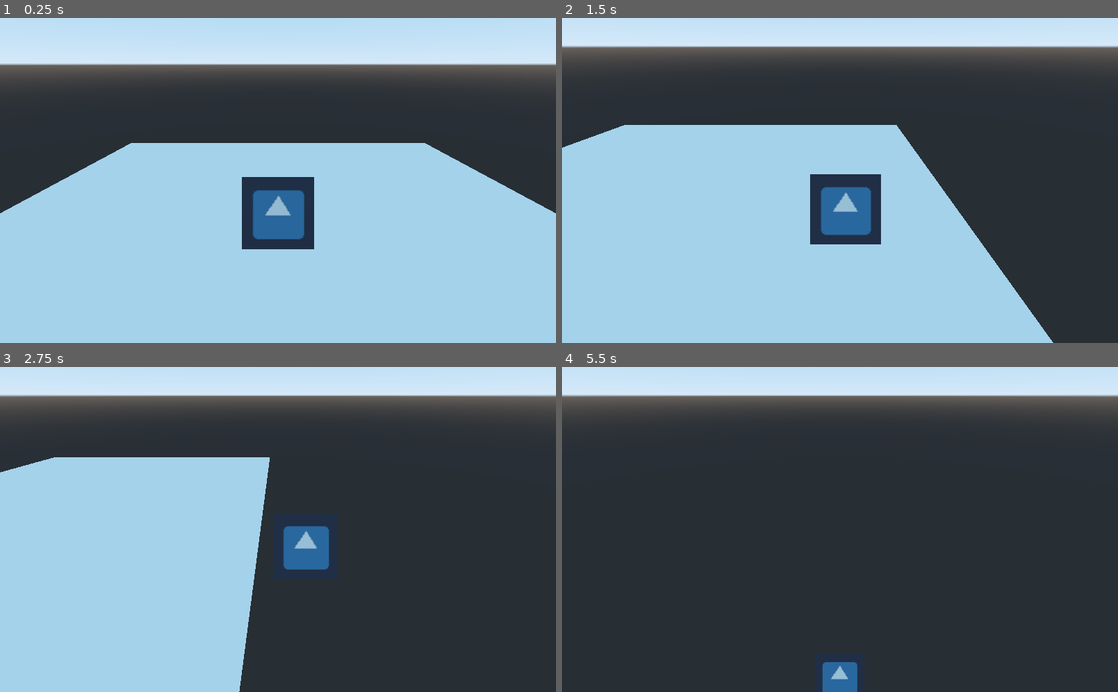
Above: before the commit, frames 1-4 (two rows, left to right).
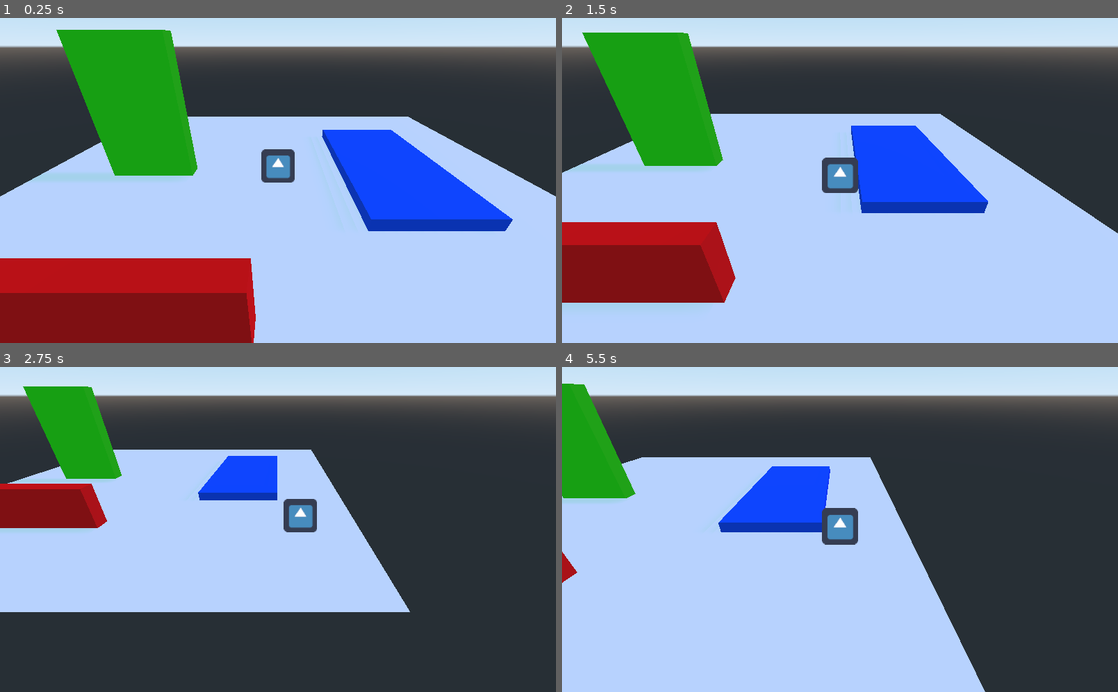
Above: after the commit, the same moments.

Repository: kumabotz/godot-iso-vs-perspective
Game: Godot game, scene res://Perspective.tscn
Same seed, same stepped clock (60 frames per second), same inputs: the game is played once before the commit and once after it. Before the commit the project starts from res://Spatial.tscn. The engine's default icon, where the game draws it, is replaced by a stand-in: a white triangle on a blue panel in a dark square.
Inputs:
- Up to frame 1 (0.25 s): no input
- Up to frame 2 (1.5 s): hold D (right) 0.53-1.28 s; hold S (back) from 1.28 s (still down)
- Up to frame 3 (2.75 s): release S (back) at 2.03 s; hold D (right) from 2.03 s (still down)
- Up to frame 4 (5.5 s): release D (right) at 2.78 s; hold W (forward) 2.78-3.53 s; hold A (left) 3.53-5.03 s; hold S (back) from 5.03 s (still down)

The runs differ from the first frame. In frame 1, 42% of the frame differs, in the area x 0-100%, y 3-100%; in frame 2, 35%; in frame 3, 28%; in frame 4, 49%, in the area x 0-77%, y 5-100%.

Commit message:
Add perspective and orthogonal cam view

Diff:
--- /dev/null
+++ b/Orthogonal.tscn
@@ -0,0 +1,95 @@
+[gd_scene load_steps=12 format=2]
+
+[ext_resource path="res://icon.png" type="Texture" id=1]
+[ext_resource path="res://Character.gd" type="Script" id=2]
+
+[sub_resource type="PlaneMesh" id=1]
+
+[sub_resource type="BoxShape" id=5]
+
+[sub_resource type="BoxShape" id=14]
+
+[sub_resource type="SpatialMaterial" id=8]
+albedo_color = Color( 0, 0.321569, 1, 1 )
+
+[sub_resource type="BoxShape" id=11]
+
+[sub_resource type="SpatialMaterial" id=12]
+albedo_color = Color( 0.172549, 1, 0, 1 )
+
+[sub_resource type="BoxShape" id=13]
+
+[sub_resource type="SpatialMaterial" id=10]
+albedo_color = Color( 1, 0, 0, 1 )
+
+[sub_resource type="BoxShape" id=6]
+
+[node name="Spatial" type="Spatial"]
+
+[node name="DirectionalLight" type="DirectionalLight" parent="."]
+transform = Transform( -4.37114e-08, -0.5, 0.866025, 0, 0.866025, 0.5, -1, 2.18557e-08, -3.78552e-08, 5, 5, 0 )
+light_color = Color( 0.498039, 0.109804, 0.635294, 1 )
+shadow_enabled = true
+
+[node name="InterpolatedCamera" type="InterpolatedCamera" parent="."]
+transform = Transform( 1, 0, 0, 0, 0.866025, 0.5, 0, -0.5, 0.866025, 0, 5, 10 )
+projection = 1
+current = true
+size = 10.0
+target = NodePath("../Character/CamPos")
+speed = 8.0
+enabled = true
+
+[node name="PlaneTexture" type="MeshInstance" parent="."]
+transform = Transform( 5, 0, 0, 0, 1, 0, 0, 0, 5, 0, 0, 0 )
+mesh = SubResource( 1 )
+material/0 = null
+
+[node name="StaticBody" type="StaticBody" parent="PlaneTexture"]
+
+[node name="CollisionShape" type="CollisionShape" parent="PlaneTexture/StaticBody"]
+transform = Transform( 1, 0, 0, 0, 1, 0, 0, 0, 1, 0, -1, 0 )
+shape = SubResource( 5 )
+
+[node name="Character" type="KinematicBody" parent="."]
+transform = Transform( 1, 0, 0, 0, 1, 0, 0, 0, 1, 0, 0.5, 0 )
+script = ExtResource( 2 )
+
+[node name="Sprite3D" type="Sprite3D" parent="Character"]
+billboard = 1
+texture = ExtResource( 1 )
+
+[node name="CamPos" type="Position3D" parent="Character"]
+transform = Transform( 1, 0, 0, 0, 0.866025, 0.5, 0, -0.5, 0.866025, 0, 3.5, 7 )
+
+[node name="CollisionShape" type="CollisionShape" parent="Character"]
+transform = Transform( 0.35, 0, 0, 0, 0.35, 0, 0, 0, 0.2, 0, 0, 0 )
+shape = SubResource( 14 )
+
+[node name="BlueBox" type="CSGBox" parent="."]
+transform = Transform( 1, 0, 0, 0, 0.132625, 0, 0, 0, 2.05673, 2.3202, 0.0866261, -0.623496 )
+material_override = SubResource( 8 )
+
+[node name="StaticBody" type="StaticBody" parent="BlueBox"]
+
+[node name="CollisionShape" type="CollisionShape" parent="BlueBox/StaticBody"]
+shape = SubResource( 11 )
+
+[node name="GreenBox" type="CSGBox" parent="."]
+transform = Transform( 0.773606, 0, 0, 0, 2.85462, 0, 0, 0, 0.159743, -2.46424, 1.33426, -0.198046 )
+height = 0.852807
+material = SubResource( 12 )
+
+[node name="StaticBody" type="StaticBody" parent="GreenBox"]
+
+[node name="CollisionShape" type="CollisionShape" parent="GreenBox/StaticBody"]
+shape = SubResource( 13 )
+
+[node name="RedBox" type="CSGBox" parent="."]
+transform = Transform( 1.65731, 0, 0, 0, 0.405411, 0, 0, 0, 0.147388, -1.87132, 0.487059, 2.87223 )
+material = SubResource( 10 )
+
+[node name="StaticBody" type="StaticBody" parent="RedBox"]
+
+[node name="CollisionShape" type="CollisionShape" parent="RedBox/StaticBody"]
+shape = SubResource( 6 )
--- /dev/null
+++ b/Perspective.tscn
@@ -0,0 +1,94 @@
+[gd_scene load_steps=12 format=2]
+
+[ext_resource path="res://Character.gd" type="Script" id=1]
+[ext_resource path="res://icon.png" type="Texture" id=2]
+
+[sub_resource type="PlaneMesh" id=1]
+
+[sub_resource type="BoxShape" id=5]
+
+[sub_resource type="BoxShape" id=14]
+
+[sub_resource type="SpatialMaterial" id=8]
+albedo_color = Color( 0, 0.321569, 1, 1 )
+
+[sub_resource type="BoxShape" id=11]
+
+[sub_resource type="SpatialMaterial" id=12]
+albedo_color = Color( 0.172549, 1, 0, 1 )
+
+[sub_resource type="BoxShape" id=13]
+
+[sub_resource type="SpatialMaterial" id=10]
+albedo_color = Color( 1, 0, 0, 1 )
+
+[sub_resource type="BoxShape" id=6]
+
+[node name="Spatial" type="Spatial"]
+
+[node name="DirectionalLight" type="DirectionalLight" parent="."]
+transform = Transform( -4.37114e-08, -0.5, 0.866025, 0, 0.866025, 0.5, -1, 2.18557e-08, -3.78552e-08, 5, 5, 0 )
+light_color = Color( 0.498039, 0.109804, 0.635294, 1 )
+shadow_enabled = true
+
+[node name="InterpolatedCamera" type="InterpolatedCamera" parent="."]
+transform = Transform( 1, 0, 0, 0, 0.866025, 0.5, 0, -0.5, 0.866025, 0, 2, 4 )
+current = true
+size = 10.0
+target = NodePath("../Character/CamPos")
+speed = 8.0
+enabled = true
+
+[node name="PlaneTexture" type="MeshInstance" parent="."]
+transform = Transform( 5, 0, 0, 0, 1, 0, 0, 0, 5, 0, 0, 0 )
+mesh = SubResource( 1 )
+material/0 = null
+
+[node name="StaticBody" type="StaticBody" parent="PlaneTexture"]
+
+[node name="CollisionShape" type="CollisionShape" parent="PlaneTexture/StaticBody"]
+transform = Transform( 1, 0, 0, 0, 1, 0, 0, 0, 1, 0, -1, 0 )
+shape = SubResource( 5 )
+
+[node name="Character" type="KinematicBody" parent="."]
+transform = Transform( 1, 0, 0, 0, 1, 0, 0, 0, 1, 0, 0.5, 0 )
+script = ExtResource( 1 )
+
+[node name="Sprite3D" type="Sprite3D" parent="Character"]
+billboard = 1
+texture = ExtResource( 2 )
+
+[node name="CamPos" type="Position3D" parent="Character"]
+transform = Transform( 1, 0, 0, 0, 0.866025, 0.5, 0, -0.5, 0.866025, 0, 2, 4 )
+
+[node name="CollisionShape" type="CollisionShape" parent="Character"]
+transform = Transform( 0.35, 0, 0, 0, 0.35, 0, 0, 0, 0.2, 0, 0, 0 )
+shape = SubResource( 14 )
+
+[node name="BlueBox" type="CSGBox" parent="."]
+transform = Transform( 1, 0, 0, 0, 0.132625, 0, 0, 0, 2.05673, 2.3202, 0.0866261, -0.623496 )
+material_override = SubResource( 8 )
+
+[node name="StaticBody" type="StaticBody" parent="BlueBox"]
+
+[node name="CollisionShape" type="CollisionShape" parent="BlueBox/StaticBody"]
+shape = SubResource( 11 )
+
+[node name="GreenBox" type="CSGBox" parent="."]
+transform = Transform( 0.773606, 0, 0, 0, 2.85462, 0, 0, 0, 0.159743, -2.46424, 1.33426, -0.198046 )
+height = 0.852807
+material = SubResource( 12 )
+
+[node name="StaticBody" type="StaticBody" parent="GreenBox"]
+
+[node name="CollisionShape" type="CollisionShape" parent="GreenBox/StaticBody"]
+shape = SubResource( 13 )
+
+[node name="RedBox" type="CSGBox" parent="."]
+transform = Transform( 1.65731, 0, 0, 0, 0.405411, 0, 0, 0, 0.147388, -1.87132, 0.487059, 2.87223 )
+material = SubResource( 10 )
+
+[node name="StaticBody" type="StaticBody" parent="RedBox"]
+
+[node name="CollisionShape" type="CollisionShape" parent="RedBox/StaticBody"]
+shape = SubResource( 6 )
--- a/Spatial.tscn
+++ /dev/null
@@ -1,51 +0,0 @@
-[gd_scene load_steps=8 format=2]
-
-[ext_resource path="res://icon.png" type="Texture" id=1]
-[ext_resource path="res://Character.gd" type="Script" id=2]
-
-[sub_resource type="PlaneMesh" id=1]
-
-[sub_resource type="BoxShape" id=5]
-
-[sub_resource type="QuadMesh" id=2]
-
-[sub_resource type="SpatialMaterial" id=3]
-params_billboard_mode = 1
-albedo_texture = ExtResource( 1 )
-
-[sub_resource type="BoxShape" id=4]
-
-[node name="Spatial" type="Spatial"]
-
-[node name="InterpolatedCamera" type="InterpolatedCamera" parent="."]
-target = NodePath("../Character/CamPos")
-speed = 8.0
-enabled = true
-
-[node name="PlaneTexture" type="MeshInstance" parent="."]
-transform = Transform( 5, 0, 0, 0, 1, 0, 0, 0, 5, 0, 0, 0 )
-mesh = SubResource( 1 )
-material/0 = null
-
-[node name="StaticBody" type="StaticBody" parent="PlaneTexture"]
-
-[node name="CollisionShape" type="CollisionShape" parent="PlaneTexture/StaticBody"]
-transform = Transform( 1, 0, 0, 0, 1, 0, 0, 0, 1, 0, -1, 0 )
-shape = SubResource( 5 )
-
-[node name="Character" type="KinematicBody" parent="."]
-transform = Transform( 1, 0, 0, 0, 1, 0, 0, 0, 1, 0, 0.386549, 0 )
-script = ExtResource( 2 )
-
-[node name="CharacterTexture" type="MeshInstance" parent="Character"]
-transform = Transform( 0.5, 0, 0, 0, 0.5, 0, 0, 0, 0.5, 0, 0.5, 0 )
-mesh = SubResource( 2 )
-skeleton = NodePath("../..")
-material/0 = SubResource( 3 )
-
-[node name="CollisionShape" type="CollisionShape" parent="Character"]
-transform = Transform( 0.5, 0, 0, 0, 0.5, 0, 0, 0, 0.5, 0, 0.5, 0 )
-shape = SubResource( 4 )
-
-[node name="CamPos" type="Position3D" parent="Character"]
-transform = Transform( 1, 0, 0, 0, 0.866025, 0.5, 0, -0.5, 0.866025, 0, 2.5, 3 )
--- a/project.godot
+++ b/project.godot
@@ -11,7 +11,7 @@
 [application]
 
 config/name="noname"
-run/main_scene="res://Spatial.tscn"
+run/main_scene="res://Perspective.tscn"
 config/icon="res://icon.png"
 
 [input]
Not shown, changed: icon.png.import
